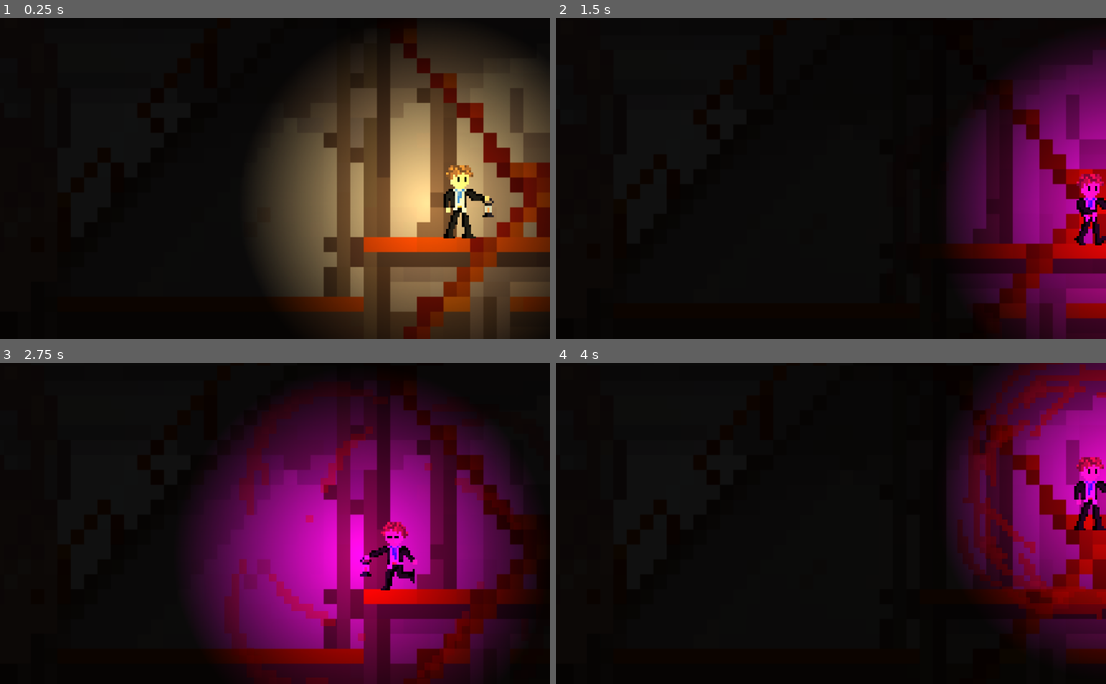
Above: before the commit, frames 1-4 (two rows, left to right).
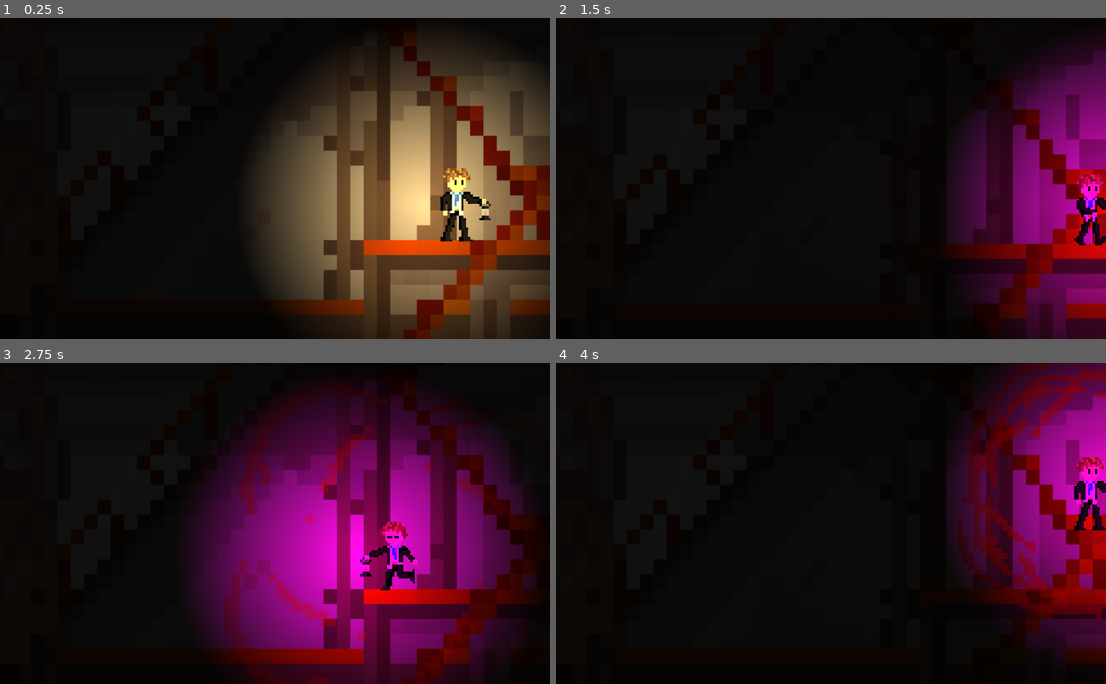
Above: after the commit, the same moments.

Repository: Joogensen/Lumen-Essense
Game: Godot game, scene res://Scenes/main.tscn
Two runs of this game, one before a commit and one after it. Both use one fixed random seed, a clock stepped at 60 frames per second and the inputs below.
Inputs:
- Up to frame 1 (0.25 s): no input
- Up to frame 2 (1.5 s): tap Enter at 0.5 s; hold E (light_switch) 0.53-1.28 s; hold Right (right) from 0.53 s (still down); tap Space (jump) at 0.77 s; tap C (change_light_color) at 1.35 s
- Up to frame 3 (2.75 s): tap Space (jump) at 1.52 s; tap E (light_switch) at 1.55 s; release Right (right) at 2.03 s; hold Left (left) from 2.03 s (still down); hold E (light_switch) from 2.03 s (still down)
- Up to frame 4 (4 s): release Left (left) at 2.78 s; release E (light_switch) at 2.78 s; hold Right (right) from 2.78 s (still down); tap Shift (toggle_lantern) at 2.85 s; tap Space (jump) at 3.02, 3.77 s; tap E (light_switch) at 3.05 s; hold E (light_switch) from 3.53 s (still down)

The runs differ from the first frame. In frame 1, 3.5% of the frame differs, in the area x 51-100%, y 8-97%; in frame 2, less than 0.1%; in frame 3, less than 0.1%; in frame 4, less than 0.1%.

Commit message:
BugFix/LightSwitch
The paranoia would pause on screen if the paranoia was >0 when you hit the switch. It now becomes hidden.

Diff:
--- a/Scenes/LightSwitch.tscn
+++ b/Scenes/LightSwitch.tscn
@@ -1,7 +1,7 @@
 [gd_scene load_steps=7 format=3 uid="uid://c13ceq0624wy8"]
 
 [ext_resource type="Texture2D" uid="uid://cg3fw5qhcexxl" path="res://Sprites/LightSwitch.png" id="1_dy5yu"]
-[ext_resource type="Script" path="res://Scenes/light_switch.gd" id="1_gbsng"]
+[ext_resource type="Script" path="res://Scripts/light_switch.gd" id="1_gbsng"]
 
 [sub_resource type="AtlasTexture" id="AtlasTexture_dyw8p"]
 atlas = ExtResource("1_dy5yu")
--- a/Scenes/main.tscn
+++ b/Scenes/main.tscn
@@ -92,7 +92,7 @@
 canvas_modulate_node = NodePath("../CanvasModulate")
 
 [node name="Player" parent="." node_paths=PackedStringArray("canvas_modulate_node") instance=ExtResource("1_ahjb2")]
-position = Vector2(1091, 430)
+position = Vector2(1089, 428)
 canvas_modulate_node = NodePath("../CanvasModulate")
 metadata/_edit_group_ = true
 
--- a/Scenes/player.tscn
+++ b/Scenes/player.tscn
@@ -125,7 +125,6 @@
 }
 
 [node name="SpriteParanoia" type="Sprite2D" parent="."]
-visible = false
 texture_filter = 1
 scale = Vector2(6, 6)
 texture = ExtResource("3_5vkk6")
@@ -137,8 +136,6 @@
 }
 
 [node name="PlayerAudios" type="Node2D" parent="."]
-visible = false
 
 [node name="Footstep" type="AudioStreamPlayer2D" parent="PlayerAudios"]
-visible = false
 attenuation = 1.7411
--- a/Scripts/playerController.gd
+++ b/Scripts/playerController.gd
@@ -35,6 +35,8 @@
 		update_paranoia_animation(delta)
 	else:
 		paranoia = 0
+		paranoia_sprite.visible = false
+
 
 	if paranoia >= 5.0:
 		die()
--- a/project.godot
+++ b/project.godot
@@ -13,7 +13,6 @@
 config/name="LumenEssence"
 run/main_scene="res://Scenes/main.tscn"
 config/features=PackedStringArray("4.3", "Forward Plus")
-config/icon="res://Sprites/icon.svg"
 
 [input]
 
Renamed: Scenes/light_switch.gd -> Scripts/light_switch.gd
Renamed: Scenes/player.gdshader -> Scripts/player.gdshader
